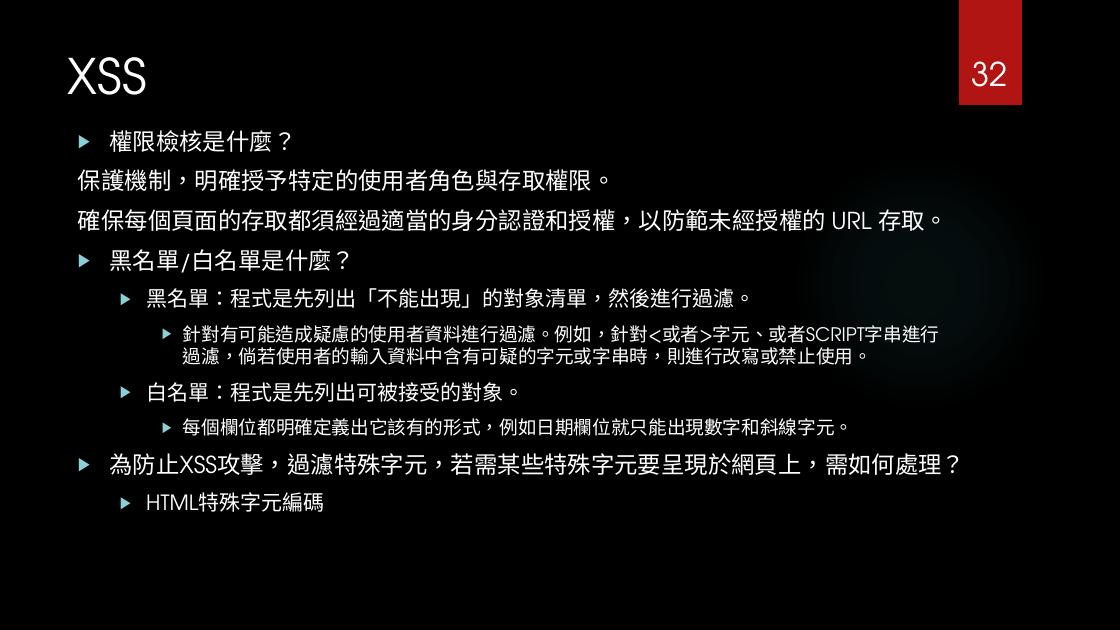
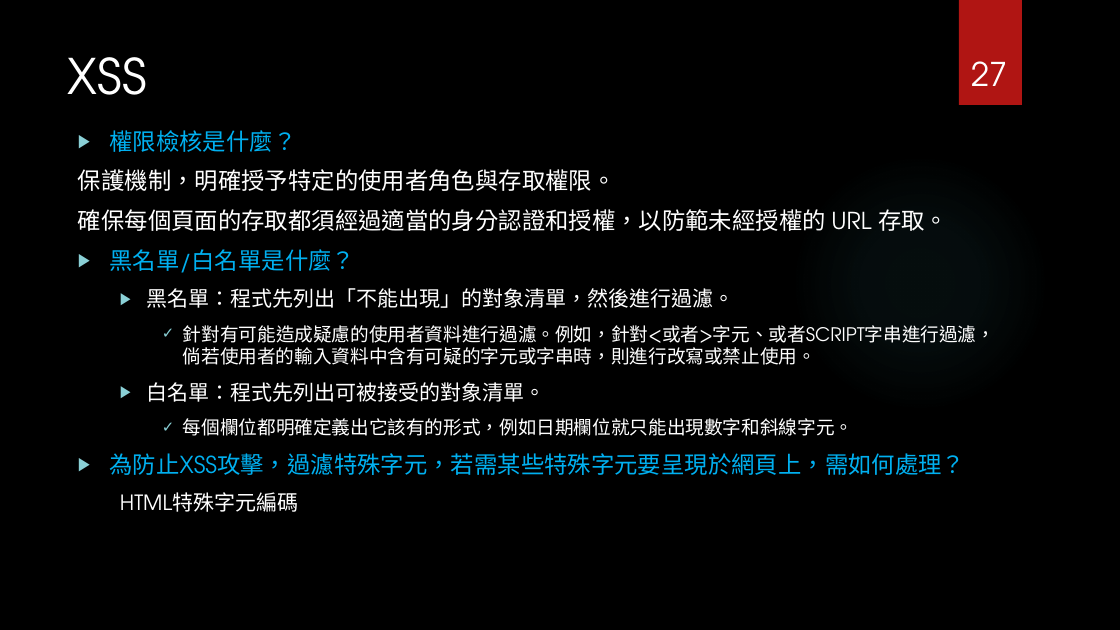
Before and after one commit to Szying/Js_Tools, a slide deck: slide 27 of 補充報告.pptx (slide 32 before the commit). Drawn at 1120x630 pixels with LibreOffice and Linux fonts; fonts in the diff are those of the drawing; background and template pictures are left out. Boxes give left, top, right and bottom in pixels: in the first picture for what was removed or moved away, otherwise in the second. Text is boxed around its words. In the diff, an @@ line names an element or a change of style, - is before the commit and + after.

```diff
--- a/補充報告.pptx
+++ b/補充報告.pptx
@@ page number at (971,61,1007,86): text changed @@
-32
+27
@@ text at (109,130,995,512): text colour #FFFFFF to #00B0F0 in "權限檢核是什麼？", "黑名單/白名單是什麼？", "為防止XSS攻擊，過濾特殊字元，若需某些特殊字元要呈現於網頁上，需如何處理？"; bullet ▶ to ✓; bullet ▶ to none @@
@@ text at (146,288,734,308): text changed @@
-  ▶ 黑名單：程式是先列出「不能出現」的對象清單，然後進行過濾。
+  ▶ 黑名單：程式先列出「不能出現」的對象清單，然後進行過濾。
@@ text at (146,382,545,402): text changed @@
-  ▶ 白名單：程式是先列出可被接受的對象。
+  ▶ 白名單：程式先列出可被接受的對象清單。
```
Also in this commit, not shown: 17 other slides changed, 1 slide added, 6 slides removed.
